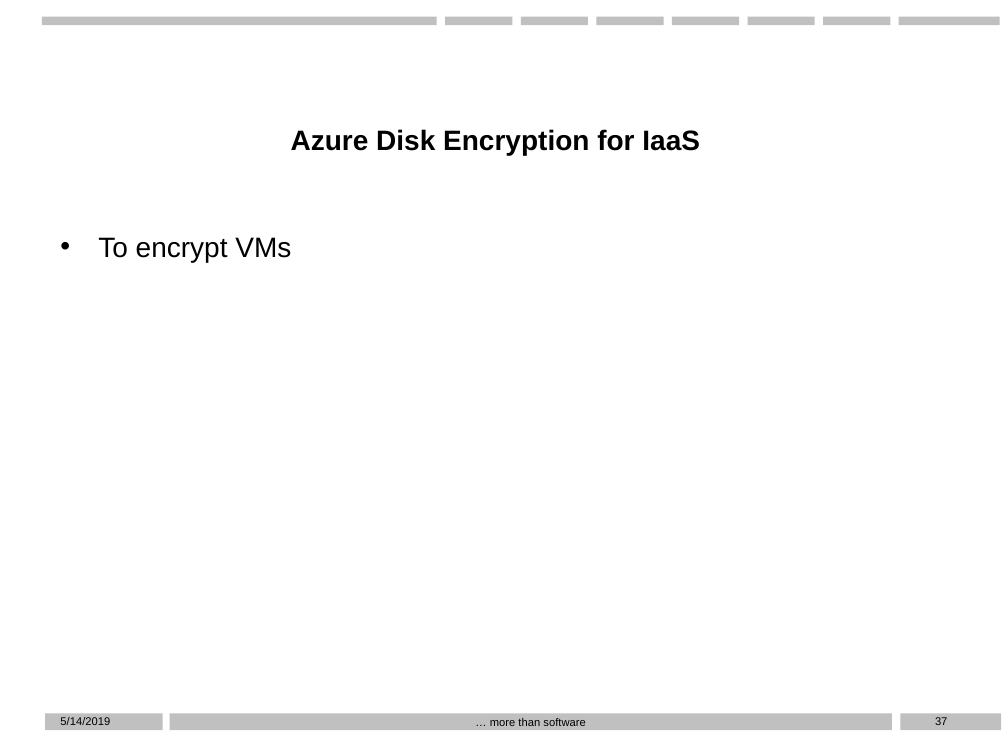
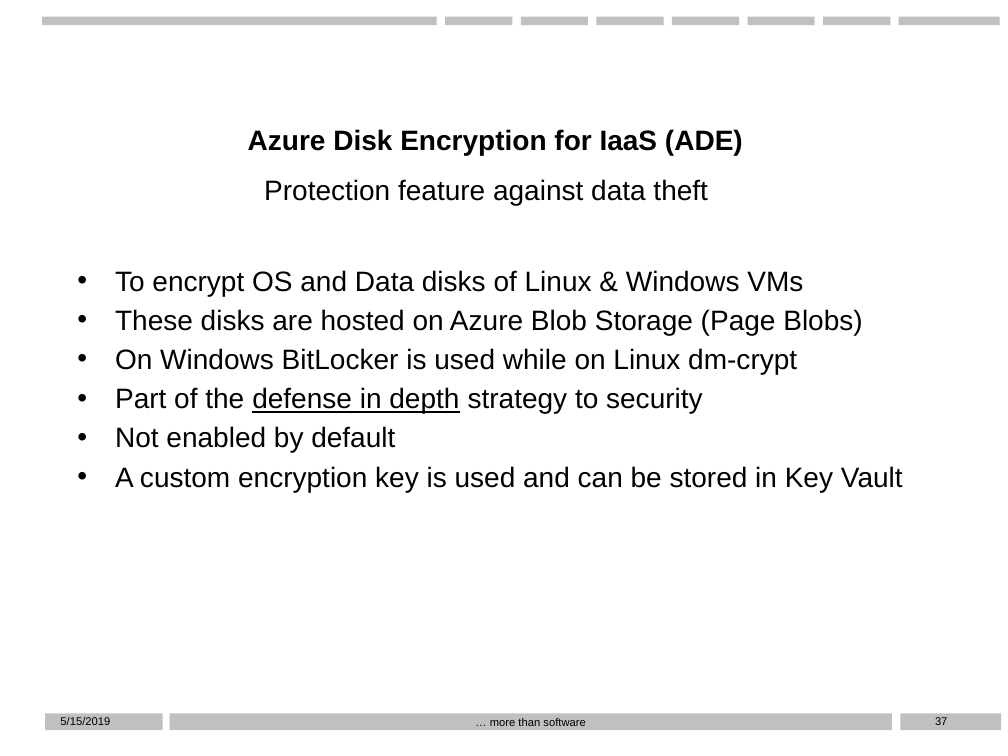
Before and after one commit to D76X/WPPresentation, a slide deck: slide 37 of Presentation.pptx. Drawn at 1008x756 pixels with LibreOffice and Linux fonts; fonts in the diff are those of the drawing; background and template pictures are left out. Boxes give left, top, right and bottom in pixels: in the first picture for what was removed or moved away, otherwise in the second. Text is boxed around its words. In the diff, an @@ line names an element or a change of style, - is before the commit and + after.

```diff
--- a/Presentation.pptx
+++ b/Presentation.pptx
@@ subtitle at (248, 129, 743, 155): text changed @@
-Azure Disk Encryption for IaaS
+Azure Disk Encryption for IaaS (ADE)
@@ rectangle added at (254, 167, 787, 235), outline #FFFFFF 0.25 pt, 20 pt, text #000000 @@
+Protection feature against data theft
@@ text "To encrypt OS and Data ...": place and size @@
-text "To encrypt OS and Data ..." at (50, 184, 958, 562)
+text "To encrypt OS and Data ..." at (68, 219, 975, 597)
@@ text at (115, 270, 903, 492): text changed @@
-• To encrypt VMs
+• To encrypt OS and Data disks of Linux & Windows VMs
+• These disks are hosted on Azure Blob Storage (Page Blobs)
+• On Windows BitLocker is used while on Linux dm-crypt
+• Part of the defense in depth strategy to security
+• Not enabled by default
+• A custom encryption key is used and can be stored in Key Vault
@@ text at (60, 717, 110, 725): text changed @@
-5/14/2019
+5/15/2019
```
Also in this commit, not shown: 39 other slides changed, 2 slides added.
